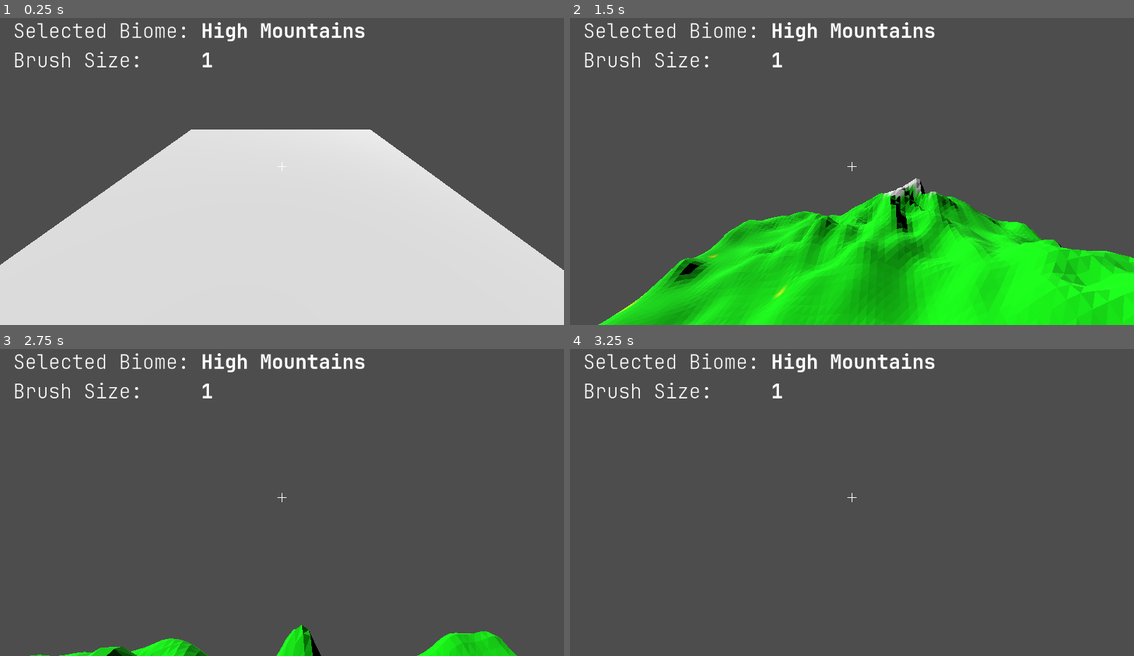
Above: before the commit, frames 1-4 (two rows, left to right).
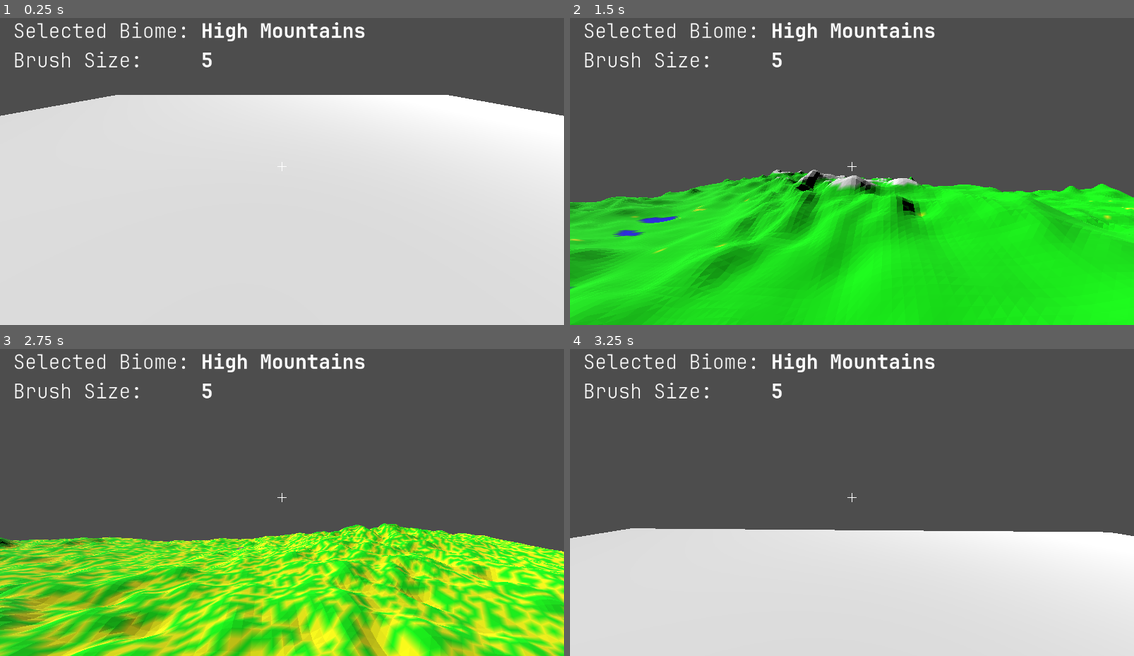
Above: after the commit, the same moments.

Repository: Lion4567714/prodecural_terrain_generation
Game: Godot game, scene res://test_scene.tscn
Same seed, same stepped clock (60 frames per second), same inputs: the game is played once before the commit and once after it.
Inputs (mouse positions are in pixels of both pictures, inside the frame that each line leads up to):
- Up to frame 1 (0.25 s): no input
- Up to frame 2 (1.5 s): tap Enter at 0.5 s; move the mouse to (880, 165) at 0.52 s; hold W (ui_up) from 0.53 s (still down); tap E at 0.6 s; click (880, 165) at 0.67 s; tap R at 0.8, 1.35 s; move the mouse to (823, 168) at 1.27 s; click (823, 168) at 1.42 s
- Up to frame 3 (2.75 s): keep holding W (ui_up); tap E at 1.55, 2.1 s; move the mouse to (293, 493) at 2.02 s; click (293, 493) at 2.17 s; tap R at 2.3 s
- Up to frame 4 (3.25 s): keep holding W (ui_up); move the mouse to (846, 502) at 2.77 s; tap R at 2.85 s; click (846, 502) at 2.92 s; tap E at 3.05 s

The runs differ from the first frame. In frame 1, 25% of the frame differs, in the area x 0-100%, y 11-83%; in frame 2, 31%; in frame 3, 39%; in frame 4, 41%, in the area x 0-100%, y 11-100%.

Commit message:
cleaned more deprecated stuff

Diff:
--- a/scripts/generator.gd
+++ b/scripts/generator.gd
@@ -1,32 +1,16 @@
 extends MeshInstance3D
 
 # Overall settings
-var PRINT_STATUS_MESSAGES = false
+var PRINT_STATUS_MESSAGES = true
 var VIEW_BIOME_TEST = false
 var VIEW_BIOME_MAP = false
 var VIEW_HEIGHT_MAP = true
 var ENABLE_SMOOTHING = true
 
 # Mesh settings
-const WIDTH = 75
-const HEIGHT = 75
-const CELL_SIZE = 2.0
-#const CON_KERNEL = [[-1, -1, -1],
-#					[-1,  8, -1],
-#					[-1, -1, -1]]
-const CON_KERNEL = [[ 0, -1,  0],
-					[-1,  4, -1],
-					[ 0, -1,  0]]
-#const CON_KERNEL = [[-1, -1, -1, -1, -1],
-#					[-1, -2, -2, -2, -1],
-#					[-1, -2, 30, -2, -1],
-#					[-1, -2, -2, -2, -1],
-#					[-1, -1, -1, -1, -1]]
-#const CON_KERNEL = [[0, 0, -1, 0, 0],
-#					[0, 0, -1, 0, 0],
-#					[0, 0,  4, 0, 0],
-#					[0, 0, -1, 0, 0],
-#					[0, 0, -1, 0, 0]]
+const WIDTH = 200
+const HEIGHT = 200
+const CELL_SIZE = 3.0
 const FEATURE_SENSITIVITY = 0.5
 const BIOME_BLEND = 5
 
@@ -60,10 +44,10 @@
 
 # Script globals
 var selected_biome: int = 0
-var brush_size: int = 1
+var brush_size: int = 5
 var last_update_time
+var noise
 var biome_map
-var noise
 var height_map
 
 
@@ -71,11 +55,6 @@
 # Sets up blank mesh and prints controls to output
 func _ready():
 	initialize()
-
-	var state = PRINT_STATUS_MESSAGES
-	PRINT_STATUS_MESSAGES = false
-	generate_mesh(true)
-	PRINT_STATUS_MESSAGES = state
 
 	camera = get_viewport().get_camera_3d()
 
@@ -103,7 +82,7 @@
 	print("O: toggle terrain smoothing")
 	print("-----")
 
-	pass
+	generate_mesh(true)
 
 
 # Runs every frame, unused
@@ -156,7 +135,7 @@
 			var grid_position: Vector2 = Vector2(result.position.x, result.position.z)
 			grid_position.x += ((WIDTH + 1) * CELL_SIZE) / 2
 			grid_position.y += ((HEIGHT + 1) * CELL_SIZE) / 2
-			grid_position /= 2
+			grid_position /= CELL_SIZE
 			grid_position.x = int(grid_position.x)
 			grid_position.y = int(grid_position.y)
 			if PRINT_STATUS_MESSAGES:
@@ -256,7 +235,7 @@
 	height_map = generate_height_map(biome_map, is_blank || !VIEW_HEIGHT_MAP)
 	print_status("Generated height map")
 
-	if ENABLE_SMOOTHING:
+	if !is_blank && ENABLE_SMOOTHING:
 		var gaussian_kernel = generate_gaussian_kernel(10, 1.5)
 		height_map = convolve(height_map, gaussian_kernel)
 		print_status("Smoothed height map")
@@ -488,9 +467,9 @@
 					BIOME.PLAINS:
 						height = 10 + 50 * noise.get_noise_2d(x, y)
 					BIOME.BEACHS:
-						height = 5 + 12 * noise.get_noise_2d(15 * x, y)
+						height = 5 + 12 * noise.get_noise_2d(15 * x, 5 * y)
 					BIOME.OCEANS:
-						height = 0# + 5 * noise.get_noise_2d(10 * x, 5 * y)
+						height = 0
 				if height < 0:
 					height = 0
 
@@ -623,26 +602,3 @@
 	arr_mesh.surface_set_material(0, mat)
 
 	return arr_mesh
-
-
-# Goes in generate_biome_map(), prints option matrix
-"""
-if num_starting_biomes >= 0:
-	if num_starting_biomes == 0:
-		num_starting_biomes -= 1
-	var string = ""
-	for x in range(WIDTH + 1):
-		for y in range(HEIGHT + 1):
-			string += str(node_mat[x][y].options) + " "
-		string += "\n\n"
-	print(string)
-	print()
-	print()
-
-	string = ""
-	for x in range(WIDTH + 1):
-		for y in range(HEIGHT + 1):
-			string += str(node_mat[x][y].num_options) + " "
-		string += "\n\n"
-	print(string)
-"""
